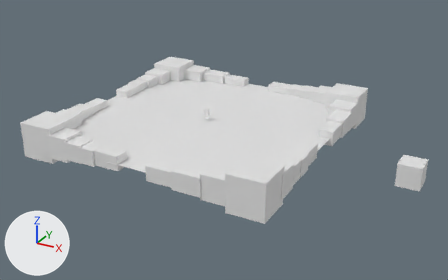
One commit to the Blender file 3D Models/Module.blend: the scene before it, then after it.
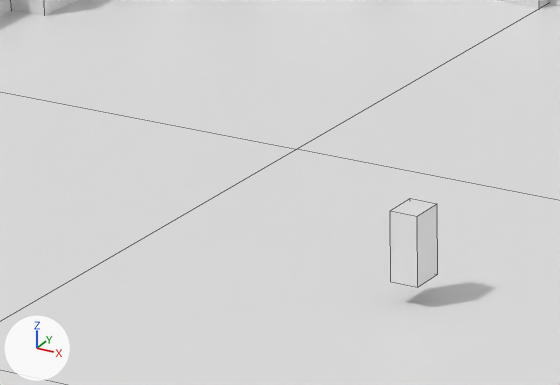
Each version is shown whole from a camera (50 mm lens) standing at (59.2, -100.2, 46.7) and looking at (5.7, -3.0, -1.9), then close up on the part from 35% to 50% of the width and 30% to 47% of the height. The lights are fixed; the arrows at lower left show +X, +Y and +Z. The close-ups show mesh edges as thin lines.
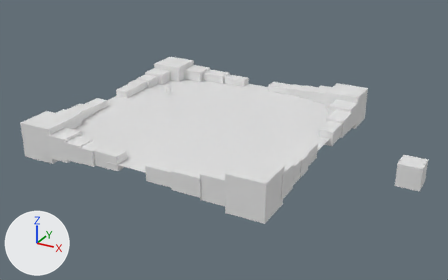
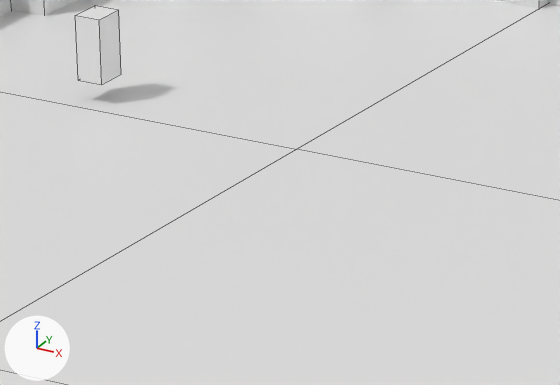
The change, as a list of edits to the scene's bpy script:
```text
Change ob_cube_001:
    ob_cube_001.location: (0.02, 0.37, 1.56) -> (-15.21, 9.21, 1.56)
```

Boxes (x1, y1, x2, y2) around the edits, measured in the close-ups (560 x 385 px):
'Cube.001', moved
    before: (390, 198, 438, 287)
    after: (75, 6, 121, 85)
